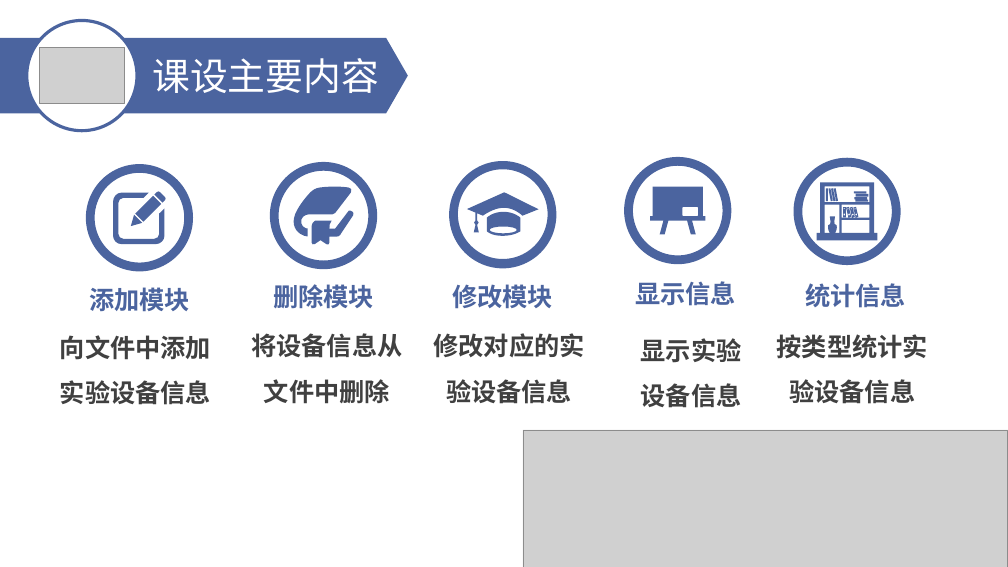
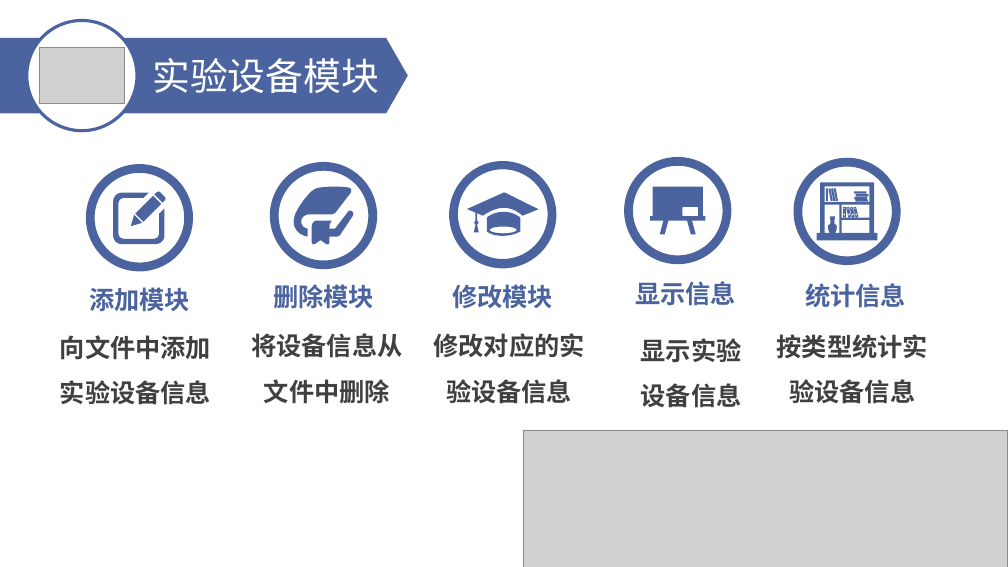
Before and after one commit to Indomite/EquipmentSystem, a slide deck: slide 3 of 实验设备管理系统.ppt. Drawn at 1008x567 pixels with LibreOffice and Linux fonts; fonts in the diff are those of the drawing; grey boxes stand for pictures. Boxes give left, top, right and bottom in pixels: in the first picture for what was removed or moved away, otherwise in the second. Text is boxed around its words. In the diff, an @@ line names an element or a change of style, - is before the commit and + after.

```diff
--- a/实验设备管理系统.ppt
+++ b/实验设备管理系统.ppt
@@ text at box(152, 58, 379, 93): text changed @@
-课设主要内容
+实验设备模块
```
Also in this commit, not shown: 2 other slides changed, 4 slides added, 1 slide removed, 28 other files.
